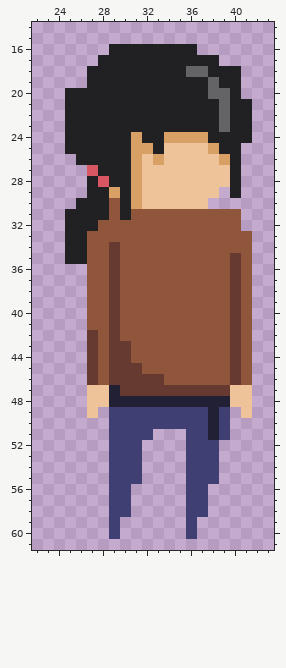
Two states of a pixel-art file, Assets/Arts/new4761/character/cha_mom_ch1_s2.aseprite. Above, as it was before the edit.
64x64 pixels, 1 frame. Shown: x 22..43, y 14..61.
New version:
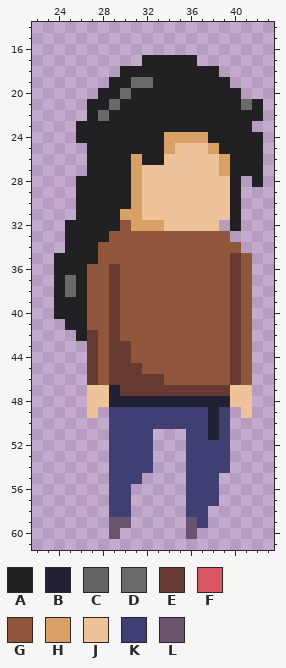
Palette (. is transparent): A #212123  B #222034  C #646365  D #696a6a  E #663931  F #d95763  G #8f563b  H #d9a066  J #eec39a  K #3f3f74  L #6a536e
From old to new:
--- layer "Layer 8"
@@ x 22..43 @@
 15 ......................
-16 .......AAAAAAAA.......
-17 ......AAAAAAAAAAA.....
-18 .....AAAAAAAAACCAAA...
-19 .....AAAAAAAAAAACAA...
-20 ...AAAAAAAAAAAAACCA...
-21 ...AAAAAAAAAAAAAACAA..
-22 ...AAAAAAAAAAAAAACAA..
-23 ...AAAAAAAAAAAAAACAA..
-24 ...AAAAAAHAAHHHHAAAA..
-25 ...AAAAAAHHAJJJJHAA...
-26 ....AAAAAHJHJJJJJHA...
-27 .....FAAAHJJJJJJJJA...
-28 .....AFAAHJJJJJJJJA...
-29 .....AAHAHJJJJJJJ.A...
-30 ....AAAGAHJJJJJJ......
-31 ...AAAAGAGGGGGGGGGG...
-32 ...AAAGGGGGGGGGGGGG...
-33 ...AAGGGGGGGGGGGGGGG..
-34 ...AAGGEGGGGGGGGGGGG..
-35 ...AAGGEGGGGGGGGGGEG..
-36 .....GGEGGGGGGGGGGEG..
-37 .....GGEGGGGGGGGGGEG..
-38 .....GGEGGGGGGGGGGEG..
-39 .....GGEGGGGGGGGGGEG..
-40 .....GGEGGGGGGGGGGEG..
-41 .....GGEGGGGGGGGGGEG..
-42 .....EGEGGGGGGGGGGEG..
+16 ......................
+17 ..........AAAAA.......
+18 ........AAAAAAAAA.....
+19 .......AADDAAAAAAA....
+20 ......AADAAAAAAAAAA...
+21 .....AADAAAAAAAAAAADA.
+22 .....ADAAAAAAAAAAAAAA.
+23 ....AAAAAAAAAAAAAAAA..
+24 ....AAAAAAAAHHHHAAAAA.
+25 .....AAAAAAAHJJJHAAAA.
+26 .....AAAAHAAJJJJJHAAA.
+27 .....AAAAHJJJJJJJHAAA.
+28 ....AAAAAHJJJJJJJJA.A.
+29 ....AAAAAHJJJJJJJJA...
+30 ....AAAAAHJJJJJJJJA...
+31 ....AAAAHHJJJJJJJJA...
+32 ...AAAAAGHHHJJJJJ.A...
+33 ...AAAAGGGGGGGGGGG....
+34 ...AAAGGGGGGGGGGGGG...
+35 ..AAAAGGGGGGGGGGGGEG..
+36 ..AAAGGEGGGGGGGGGGEG..
+37 ..ADAGGEGGGGGGGGGGEG..
+38 ..ADAGGEGGGGGGGGGGEG..
+39 ..AAAGGEGGGGGGGGGGEG..
+40 ..AAAGGEGGGGGGGGGGEG..
+41 ...AAGGEGGGGGGGGGGEG..
+42 ....AEGEGGGGGGGGGGEG..
 43 .....EGEEGGGGGGGGGEG..
@@ x 27..41 @@
 51 ..KKKK...KKBK..
-52 ..KKK....KKK...
-53 ..KKK....KKK...
-54 ..KKK....KKK...
+52 ..KKKK...KKKK..
+53 ..KKKK...KKKK..
+54 ..KKKK...KKKK..
 55 ..KKK....KKK...
-56 ..KK.....KK....
-57 ..KK.....KK....
+56 ..KK.....KKK...
+57 ..KK.....KKK...
 58 ..KK.....KK....
-59 ..K......K.....
-60 ..K......K.....
+59 ..LL.....LK....
+60 ..L......L.....
 61 ...............
Where, in picture pixels (left, top, right, bottom), the same in both pictures:
changed: (54, 44, 263, 341)
added: (142, 440, 153, 473)
changed: (186, 440, 230, 539)
changed: (109, 517, 131, 539)
